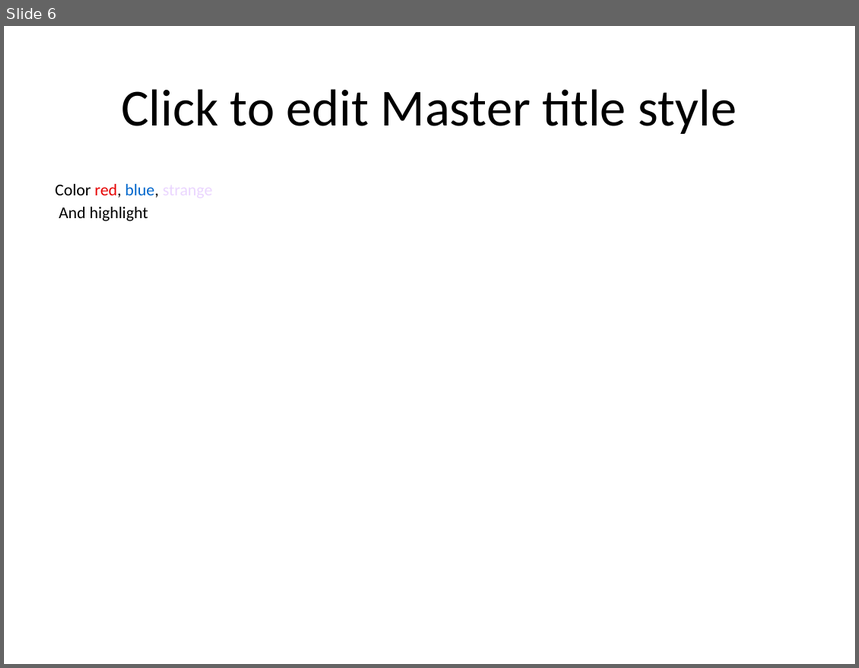
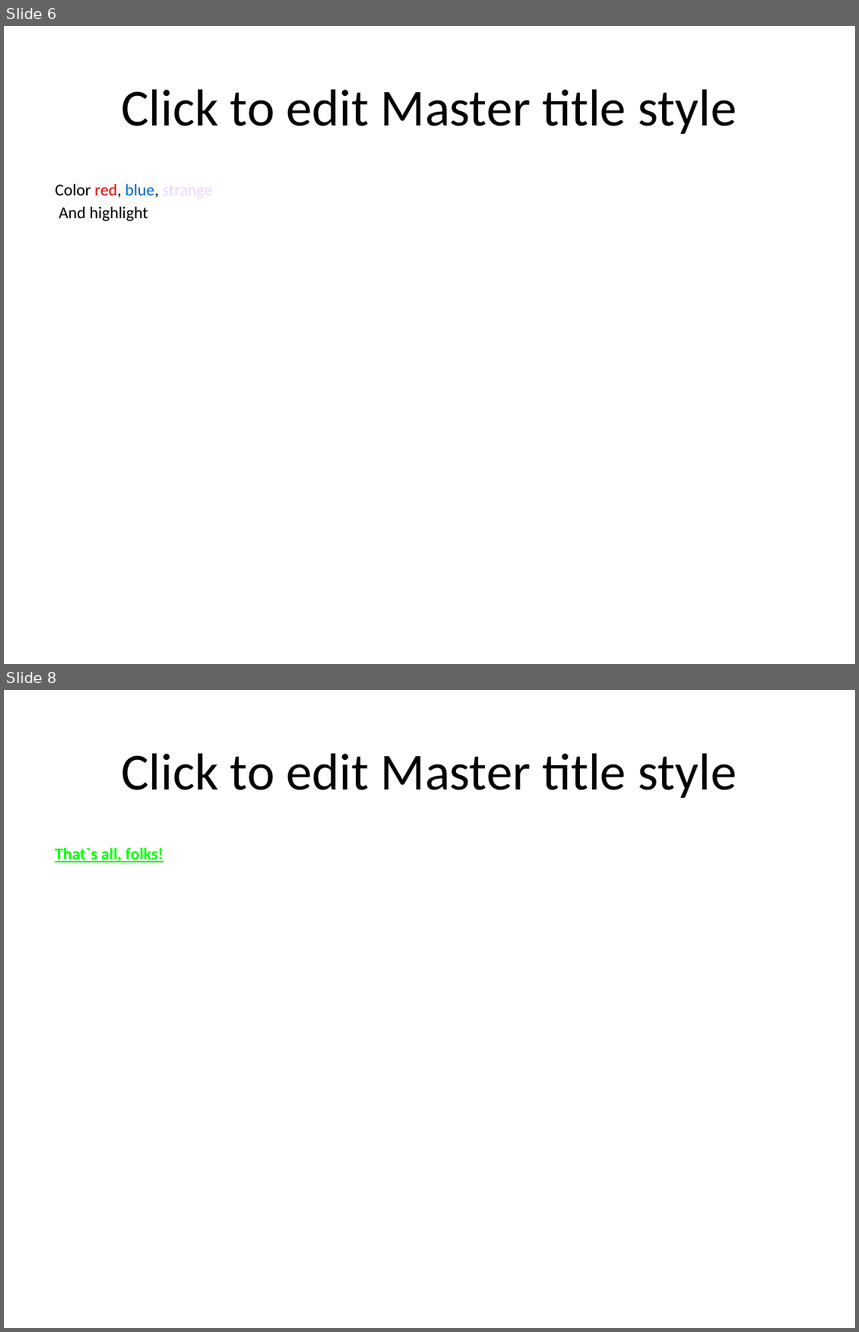
Before and after one commit to TheDiamondDoge/management_board_file_processors, a slide deck: html-to-ppt/TextFormat.pptx. Shown one above the other, each under a label of ours: slide 6 before the commit, slides 6 and 8 after it; the slides between them are not shown. The pictures are 859x668 and 859x1332 pixels, drawn with LibreOffice and Linux fonts; fonts in the diff are those of the drawing. Boxes give left, top, right and bottom in pixels: in the first picture for what was removed or moved away, otherwise in the second. Text is boxed around its words. In the diff, an @@ line names an element or a change of style, - is before the commit and + after.

```diff
--- a/html-to-ppt/TextFormat.pptx
+++ b/html-to-ppt/TextFormat.pptx
@@ slide 8 added at box(4, 690, 855, 1328), background #FFFFFF @@
@@ title added at box(122, 753, 737, 798), 44 pt, text #000000 @@
+Click to edit Master title style
@@ text added at box(55, 847, 164, 863), 14 pt, text #00FF00, bold, underline @@
+That`s all, folks!
```
Also in this commit, not shown: 3 slides changed, 4 other files.
